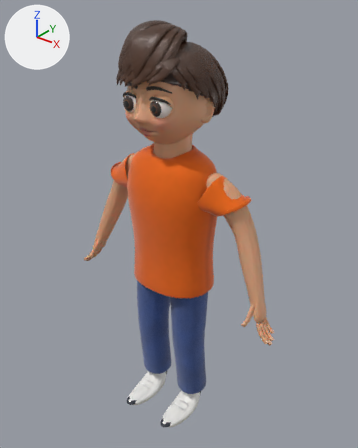
Renders of the Blender file 3D_ANIMATION_STUDIO/CHARACTER/mascot.blend from each side of a commit.
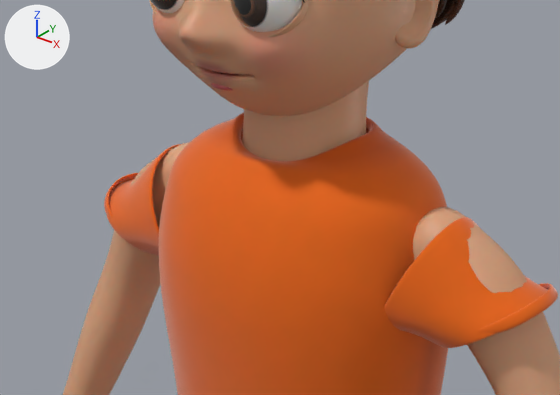
Each version is shown whole from a camera (50 mm lens) standing at (0.93, -1.125, 1.444) and looking at (0.002, 0.036, 0.725), then close up on the part from 22% to 70% of the width and 24% to 52% of the height. Every picture has the same lights, and +X, +Y and +Z are marked at upper left. The last two pictures show the newer version.

Objects in the first close-up: 'MSC_Arm_L', 'MSC_Arm_R', 'MSC_Ear_L', 'MSC_Eye_L', 'MSC_Head', 'MSC_Neck', 'MSC_Shirt' and 5 more.
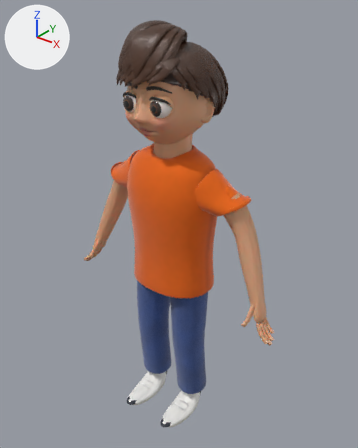
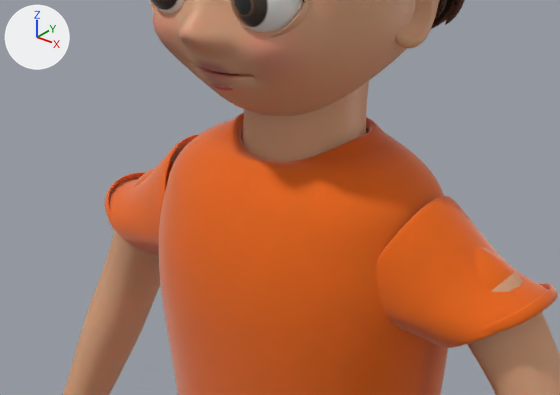
Patch to the scene script:
```diff
--- a/3D_ANIMATION_STUDIO/CHARACTER/mascot.blend.py
+++ b/3D_ANIMATION_STUDIO/CHARACTER/mascot.blend.py
@@ me_msc_arm_l @@
 # used by ob_msc_arm_l; location = (0.0, 0.0, 0.0)
-me_msc_arm_l.from_pydata(...)  # 197 vertices, 190 faces; spans x 0.105..0.413, y -0.08..0.07, z 0.463..0.958
+me_msc_arm_l.from_pydata(...)  # 197 vertices, 190 faces; spans x 0.149..0.413, y -0.08..0.071, z 0.463..0.941
+# me_msc_arm_l part 1: 14 of 197 vertices moved; they spanned x 0.105..0.271, y -0.027..0.067, z 0.805..0.958 and now span x 0.149..0.271, y -0.027..0.066, z 0.804..0.941; mean shift (0.009, 0.0, -0.008); largest move (0.112, -0.024, 0.902) -> (0.155, -0.002, 0.895)
+# me_msc_arm_l part 2: 9 faces spanning x 0.149..0.238, y -0.027..0.066, z 0.841..0.941 switch from mat_msc_skin to mat_msc_shirt
@@ me_msc_arm_r @@
 # used by ob_msc_arm_r; location = (0.0, 0.0, 0.0)
-me_msc_arm_r.from_pydata(...)  # 197 vertices, 190 faces; spans x -0.413..-0.105, y -0.08..0.07, z 0.463..0.958
+me_msc_arm_r.from_pydata(...)  # 197 vertices, 190 faces; spans x -0.413..-0.149, y -0.08..0.071, z 0.463..0.941
+# me_msc_arm_r part 3: 9 faces spanning x -0.238..-0.149, y -0.027..0.066, z 0.841..0.941 switch from mat_msc_skin to mat_msc_shirt
+# edits to the shape of me_msc_arm_r do not show in these pictures
@@ me_msc_shirt @@
 me_msc_shirt.from_pydata(...)  # 1152 vertices, 1056 faces; spans x -0.27..0.27, y -0.113..0.117, z 0.522..0.999
 # used by ob_msc_shirt; location = (0.0, 0.0, 0.0)
+# me_msc_shirt part 4: 144 of 1152 vertices moved; they spanned x 0.105..0.263, y -0.052..0.078, z 0.802..0.942 and now span x 0.073..0.26, y -0.06..0.08, z 0.799..0.957; mean shift (-0.016, 0.0, 0.004); largest move (0.106, 0.024, 0.805) -> (0.073, 0.026, 0.802)
+# me_msc_shirt part 5: 144 of 1152 vertices moved; they spanned x -0.263..-0.105, y -0.052..0.078, z 0.802..0.942 and now span x -0.26..-0.073, y -0.06..0.08, z 0.799..0.957; mean shift (0.016, 0.0, 0.004); largest move (-0.106, 0.024, 0.805) -> (-0.073, 0.026, 0.802)
 me_msc_shirt.materials.append(mat_msc_shirt)
```

Where the change shows, as pixel boxes (x1, y1, x2, y2) in the close-ups (560 x 395 px; the box of a moved part takes in the faces that stretch with it):
'MSC_Arm_R', reshaped
    before: (63, 143, 188, 395)
    after: (63, 159, 176, 395)
'MSC_Arm_L', reshaped
    before: (413, 207, 560, 395)
    after: (467, 246, 560, 395)
part 1 of me_msc_arm_l, moved or reshaped
    before: (467, 270, 557, 353)
    after: (467, 272, 556, 353)
part 2 of me_msc_arm_l, recoloured
    before: (413, 207, 520, 292)
    after: (474, 246, 516, 291)
part 3 of me_msc_arm_r, recoloured
    before: (130, 143, 188, 227)
    after: (134, 159, 176, 187)
part 4 of me_msc_shirt, moved or reshaped
    before: (385, 217, 550, 348)
    after: (377, 196, 548, 348)
part 5 of me_msc_shirt, moved or reshaped
    before: (106, 144, 181, 256)
    after: (106, 134, 199, 256)
